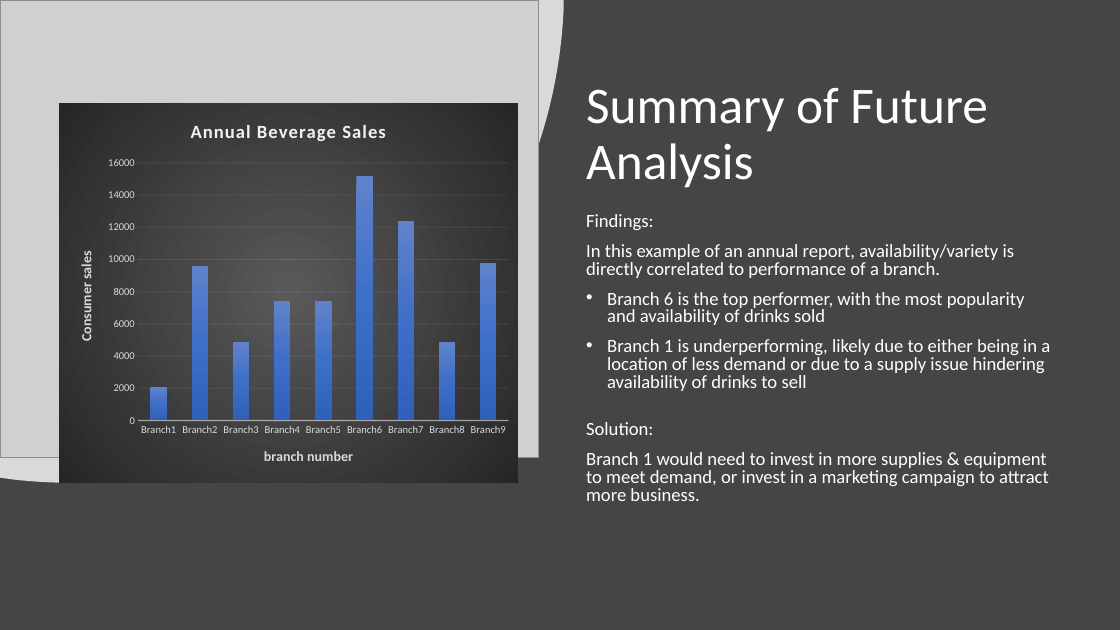
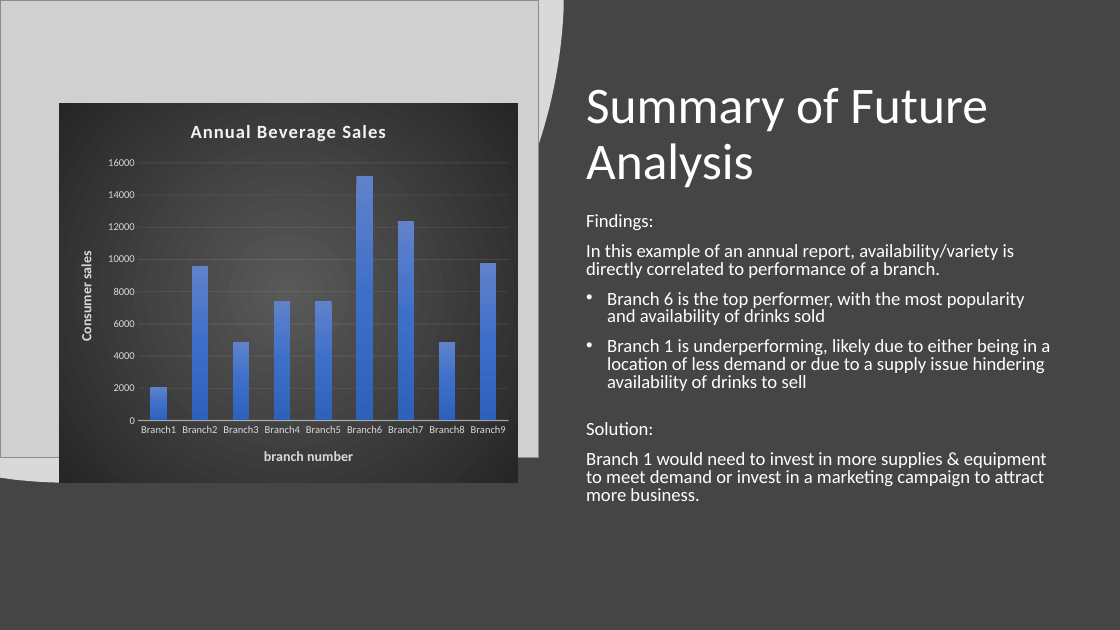
Before and after one commit to HamingnottT/Project1, a slide deck: slide 5 of PowerPoint/P1 - CoffeeShopAnalysis.pptx. Drawn at 1120x630 pixels with LibreOffice and Linux fonts; fonts in the diff are those of the drawing; grey boxes stand for pictures. Boxes give left, top, right and bottom in pixels: in the first picture for what was removed or moved away, otherwise in the second. Text is boxed around its words. In the diff, an @@ line names an element or a change of style, - is before the commit and + after.

```diff
--- a/PowerPoint/P1 - CoffeeShopAnalysis.pptx
+++ b/PowerPoint/P1 - CoffeeShopAnalysis.pptx
@@ text at (x1=586, y1=452, x2=1047, y2=501): text changed @@
-Branch 1 would need to invest in more supplies & equipment to meet demand, or invest in a marketing campaign to attract more business.
+Branch 1 would need to invest in more supplies & equipment to meet demand or invest in a marketing campaign to attract more business.
```
Also in this commit, not shown: 1 other slide changed, 1 slide added.
